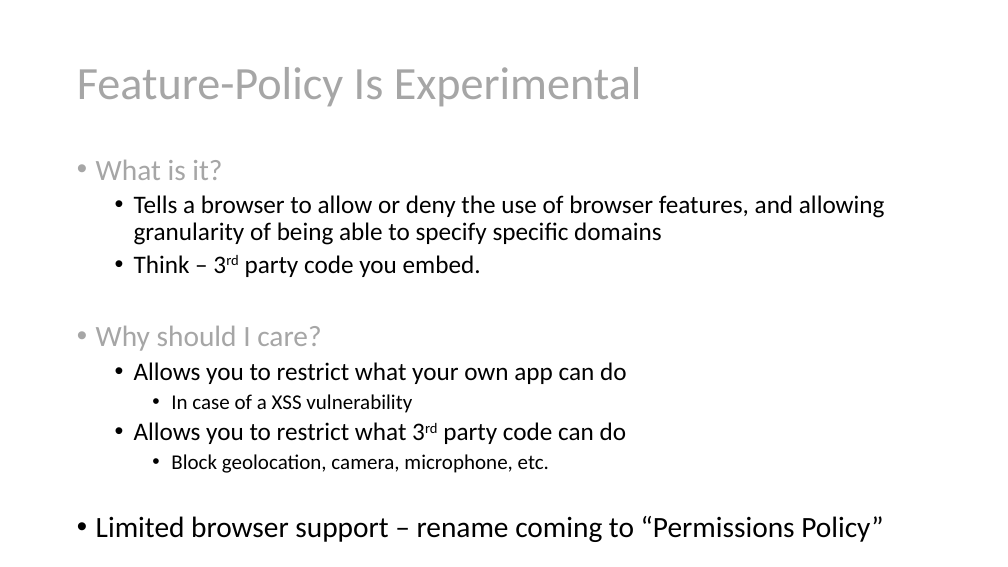
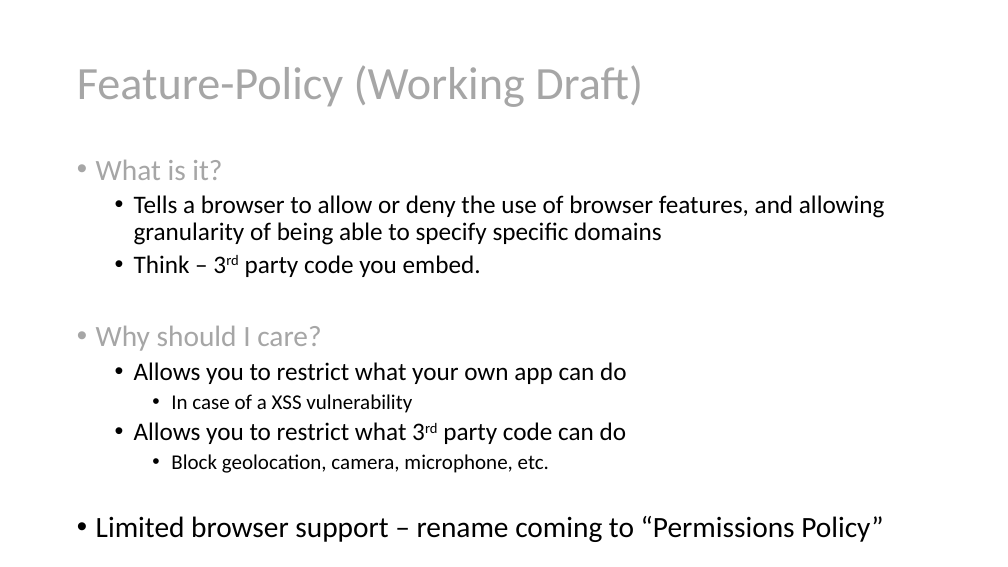
Before and after one commit to nirzaf/DotNetWorkShopTalk, a slide deck: slide 51 of 2021-05-04-MNDevelopersConference-SecurityHeaders/Security Headers Explained.pptx. Drawn at 1008x567 pixels with LibreOffice and Linux fonts; fonts in the diff are those of the drawing. Boxes give left, top, right and bottom in pixels: in the first picture for what was removed or moved away, otherwise in the second. Text is boxed around its words. In the diff, an @@ line names an element or a change of style, - is before the commit and + after.

```diff
--- a/2021-05-04-MNDevelopersConference-SecurityHeaders/Security Headers Explained.pptx
+++ b/2021-05-04-MNDevelopersConference-SecurityHeaders/Security Headers Explained.pptx
@@ title at (77, 65, 643, 107): text changed @@
-Feature-Policy Is Experimental
+Feature-Policy (Working Draft)
```
Also in this commit, not shown: 12 other slides changed, 1 other file.
